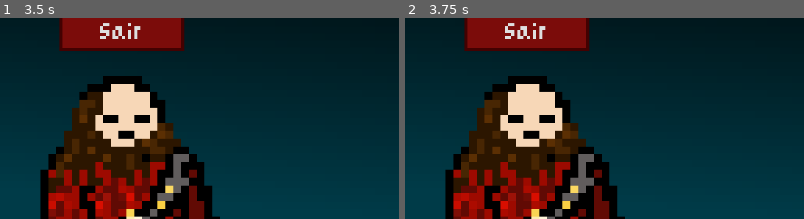
Above: before the commit, frames 1-2 (left to right).
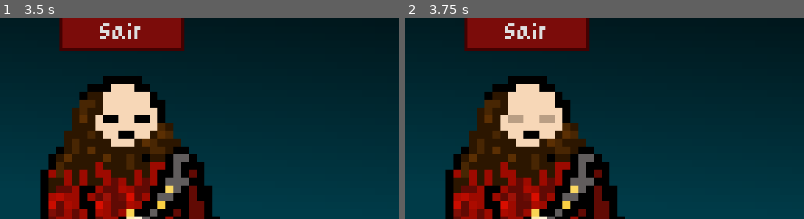
Above: after the commit, the same moments.

Repository: Klebynhow/PAC-jogo
Game: Godot game, scene res://scenes/shop/shop.tscn
Two runs of this game, one before a commit and one after it. Both use one fixed random seed, a clock stepped at 60 frames per second and the inputs below. This scene is started directly instead of the project's main scene.
Inputs (mouse positions are % of the whole screen's width and height, from its top left):
- Up to frame 1 (3.5 s): tap Enter at 0.5, 2 s; move the mouse to (72, 39) at 0.52 s; press the mouse at (72, 39) at 0.53 s; release the mouse at (72, 39) at 1.25 s; tap Space at 1.25, 2.75 s; drag from (30, 50) to (45, 66) at 1.27 s; move the mouse to (60, 20) at 2.02 s; hold Mouse wheel down (scroll_down) 2.03-2.75 s; click (60, 20) at 2.17 s; drag from (45, 66) to (20, 27) at 2.77 s
- Up to frame 2 (3.75 s): tap Enter at 3.5 s; move the mouse to (80, 61) at 3.52 s; press the mouse at (80, 61) at 3.53 s
The pictures show only the part of the screen within x 0-50%, y 35-85%; the shares and areas given below are measured in that part.

Frame 1 is identical in both runs. In frame 2, 0.3% of the frame differs, in the area x 25-38%, y 48-53%.

Commit message:
add coupons script

Diff:
--- a/global/events.gd
+++ b/global/events.gd
@@ -30,6 +30,7 @@
 signal map_exited(room: Room)
 
 #eventos de loja
+signal shop_entered(shop: Shop)
 signal shop_exited
 signal shop_card_bought(card: Card, gold_cost: int)
 signal shop_relic_bought(relic: Relic, gold_cost: int)
--- /dev/null
+++ b/relics/coupons.gd
@@ -0,0 +1,20 @@
+class_name CouponsRelic
+extends Relic
+
+@export_range(1, 100) var discount := 50
+
+func initialize_relic(owner: RelicUI) -> void:
+	Events.shop_entered.connect(add_shop_modifier.bind(owner))
+
+func deactivate_relic(_owner: RelicUI) -> void:
+	Events.shop_entered.disconnect(add_shop_modifier)
+
+func add_shop_modifier(shop: Shop, owner: RelicUI) -> void:
+	owner.flash()
+	var shop_cost_modifier := shop.modifier_handler.get_modifier(Modifier.Type.SHOP_COST)
+	assert(shop_cost_modifier, "Sem modificador de custo na Loja!")
+	var coupons_modifier_value := shop_cost_modifier.get_value("coupons")
+	if not coupons_modifier_value:
+		coupons_modifier_value = ModifierValue.create_new_modifier("coupons", ModifierValue.Type.PERCENT_BASED)
+		coupons_modifier_value.percent_value = -1 * discount / 100.0
+		shop_cost_modifier.add_new_value(coupons_modifier_value)
--- a/relics/coupons.tres
+++ b/relics/coupons.tres
@@ -1,10 +1,10 @@
-[gd_resource type="Resource" script_class="Relic" format=3 uid="uid://boe51cj1lttpv"]
+[gd_resource type="Resource" format=3 uid="uid://boe51cj1lttpv"]
 
-[ext_resource type="Script" uid="uid://cyfywqwrmcwde" path="res://custom_resources/relic.gd" id="1_31mc3"]
 [ext_resource type="Texture2D" uid="uid://birvpe0dn8nvo" path="res://art/coupon_relic_icon.png" id="1_usjfh"]
+[ext_resource type="Script" uid="uid://dd5jxo0sr1t4p" path="res://relics/coupons.gd" id="2_usjfh"]
 
 [resource]
-script = ExtResource("1_31mc3")
+script = ExtResource("2_usjfh")
 relic_name = "Coupons"
 id = "coupons"
 type = 4
--- a/scenes/Run/run.gd
+++ b/scenes/Run/run.gd
@@ -102,6 +102,7 @@
 	shop.char_stats = character
 	shop.run_stats = stats
 	shop.relic_handler = relic_handler
+	Events.shop_entered.emit(shop)
 	shop.populate_shop()
 
 func _on_battle_won() -> void:
--- a/scenes/shop/shop.gd
+++ b/scenes/shop/shop.gd
@@ -9,18 +9,27 @@
 @export var run_stats: RunStats
 @export var relic_handler: RelicHandler
 
+@onready var shopkeeper_animation: AnimationPlayer = %ShopkeeperAnimation
+@onready var blink_timer: Timer = %BlinkTimer
 @onready var cards: HBoxContainer = %Cards
 @onready var relics: HBoxContainer = %Relics
 @onready var card_tooltip_popup: CardTooltipPopup = %CardTooltipPopup
+@onready var modifier_handler: ModifierHandler = $ModifierHandler
 
 func _ready() -> void:
 	for shop_card: ShopCard in cards.get_children(): shop_card.queue_free()
 	for shop_relic: ShopRelic in relics.get_children(): shop_relic.queue_free()
 	Events.shop_card_bought.connect(_on_shop_card_bought)
 	Events.shop_relic_bought.connect(_on_shop_relic_bought)
+	_blink_timer_setup()
+	blink_timer.timeout.connect(_on_blink_timer_timeout)
 
 func _input(event: InputEvent) -> void:
 	if event.is_action_pressed("ui_cancel") and card_tooltip_popup.visible: card_tooltip_popup.hide_tooltip()
+
+func _blink_timer_setup() -> void:
+	blink_timer.wait_time = randf_range(1.0, 5.0)
+	blink_timer.start()
 
 func populate_shop() -> void:
 	_generate_shop_cards()
@@ -36,6 +45,7 @@
 		cards.add_child(new_shop_card)
 		new_shop_card.card = card
 		new_shop_card.current_card_ui.tooltip_requested.connect(card_tooltip_popup.show_tooltip)
+		new_shop_card.gold_cost = _get_updated_shop_cost(new_shop_card.gold_cost)
 		new_shop_card.update(run_stats)
 
 func _generate_shop_relics() -> void:
@@ -52,6 +62,7 @@
 		var new_shop_relic := SHOP_RELIC.instantiate() as ShopRelic
 		relics.add_child(new_shop_relic)
 		new_shop_relic.relic = relic
+		new_shop_relic.gold_cost = _get_updated_shop_cost(new_shop_relic.gold_cost)
 		new_shop_relic.update(run_stats)
 
 func _update_items() -> void:
@@ -59,6 +70,9 @@
 		shop_card.update(run_stats)
 	for shop_relic: ShopRelic in relics.get_children():
 		shop_relic.update(run_stats)
+
+func _get_updated_shop_cost(original_cost: int) -> int:
+	return modifier_handler.get_modified_value(original_cost, Modifier.Type.SHOP_COST)
 
 func _on_back_button_pressed() -> void:
 		Events.shop_exited.emit()
@@ -72,3 +86,7 @@
 	relic_handler.add_relic(relic)
 	run_stats.gold -= gold_cost
 	_update_items()
+
+func _on_blink_timer_timeout() -> void:
+	shopkeeper_animation.play("blink")
+	_blink_timer_setup()
--- a/scenes/shop/shop.tscn
+++ b/scenes/shop/shop.tscn
@@ -2,11 +2,18 @@
 
 [ext_resource type="Theme" uid="uid://b54n13fqlduvn" path="res://main_theme.tres" id="1_qaxay"]
 [ext_resource type="Script" uid="uid://cbfel0ykbovxo" path="res://scenes/shop/shop.gd" id="2_qaxay"]
+[ext_resource type="Script" uid="uid://cyfywqwrmcwde" path="res://custom_resources/relic.gd" id="3_dww4p"]
 [ext_resource type="Texture2D" uid="uid://36ggwo0wkimt" path="res://art/shopkeeper-sprite.png" id="3_jp048"]
 [ext_resource type="Texture2D" uid="uid://70mfxuc05igk" path="res://art/shopkeeper-blinking-sprite.png" id="4_ctpgp"]
+[ext_resource type="Resource" uid="uid://boe51cj1lttpv" path="res://relics/coupons.tres" id="4_g6lcs"]
+[ext_resource type="Resource" uid="uid://jsam6lywteta" path="res://relics/explosive_barrel.tres" id="5_131kw"]
 [ext_resource type="PackedScene" uid="uid://822a6hbpxvd0" path="res://scenes/shop/shop_card.tscn" id="5_ctpgp"]
 [ext_resource type="PackedScene" uid="uid://cljsxio0ov7kv" path="res://scenes/shop/shop_relic.tscn" id="6_ge4d2"]
 [ext_resource type="PackedScene" uid="uid://drafesovpcnkk" path="res://scenes/ui/card_tooltip_popup.tscn" id="6_ptf86"]
+[ext_resource type="Resource" uid="uid://b0omno08q2baj" path="res://relics/mana_potion.tres" id="6_xoc10"]
+[ext_resource type="Resource" uid="uid://bxouhsrwj4q8" path="res://relics/reinforced_armor.tres" id="7_k5co3"]
+[ext_resource type="PackedScene" uid="uid://cnmp8gm6jqbkg" path="res://scenes/modifier_handler/modifier_handler.tscn" id="13_131kw"]
+[ext_resource type="PackedScene" uid="uid://dv1mwb37xvnhc" path="res://scenes/modifier_handler/modifier.tscn" id="14_xoc10"]
 
 [sub_resource type="Gradient" id="Gradient_vcaur"]
 offsets = PackedFloat32Array(0.13089006, 0.8429319)
@@ -70,6 +77,7 @@
 mouse_filter = 2
 theme = ExtResource("1_qaxay")
 script = ExtResource("2_qaxay")
+shop_relics = Array[ExtResource("3_dww4p")]([ExtResource("4_g6lcs"), ExtResource("5_131kw"), ExtResource("6_xoc10"), ExtResource("7_k5co3")])
 
 [node name="BackgroundLayer" type="CanvasLayer" parent="." unique_id=2055935234]
 layer = 0
@@ -186,4 +194,9 @@
 unique_name_in_owner = true
 visible = false
 
+[node name="ModifierHandler" parent="." unique_id=1561661670 instance=ExtResource("13_131kw")]
+
+[node name="ShopCostModifier" parent="ModifierHandler" unique_id=553608970 instance=ExtResource("14_xoc10")]
+type = 3
+
 [connection signal="pressed" from="UILayer/BackButton" to="." method="_on_back_button_pressed"]
--- a/scenes/shop/shop_card.gd
+++ b/scenes/shop/shop_card.gd
@@ -8,7 +8,7 @@
 @onready var price: HBoxContainer = %Price
 @onready var price_label: Label = %PriceLabel
 @onready var buy_button: Button = %BuyButton
-@onready var gold_cost := randi_range(50, 200)
+@onready var gold_cost := randi_range(50, 175)
 var current_card_ui: CardMenuUI
 
 func update(run_stats: RunStats) -> void:
--- a/scenes/shop/shop_relic.gd
+++ b/scenes/shop/shop_relic.gd
@@ -8,7 +8,7 @@
 @onready var price: HBoxContainer = %Price
 @onready var price_label: Label = %PriceLabel
 @onready var buy_button: Button = %BuyButton
-@onready var gold_cost := randi_range(160, 330)
+@onready var gold_cost := randi_range(160, 288)
 
 func update(run_stats: RunStats) -> void:
 	if not relic_container or not price or not buy_button: return
Not shown, added: relics/coupons.gd.uid
